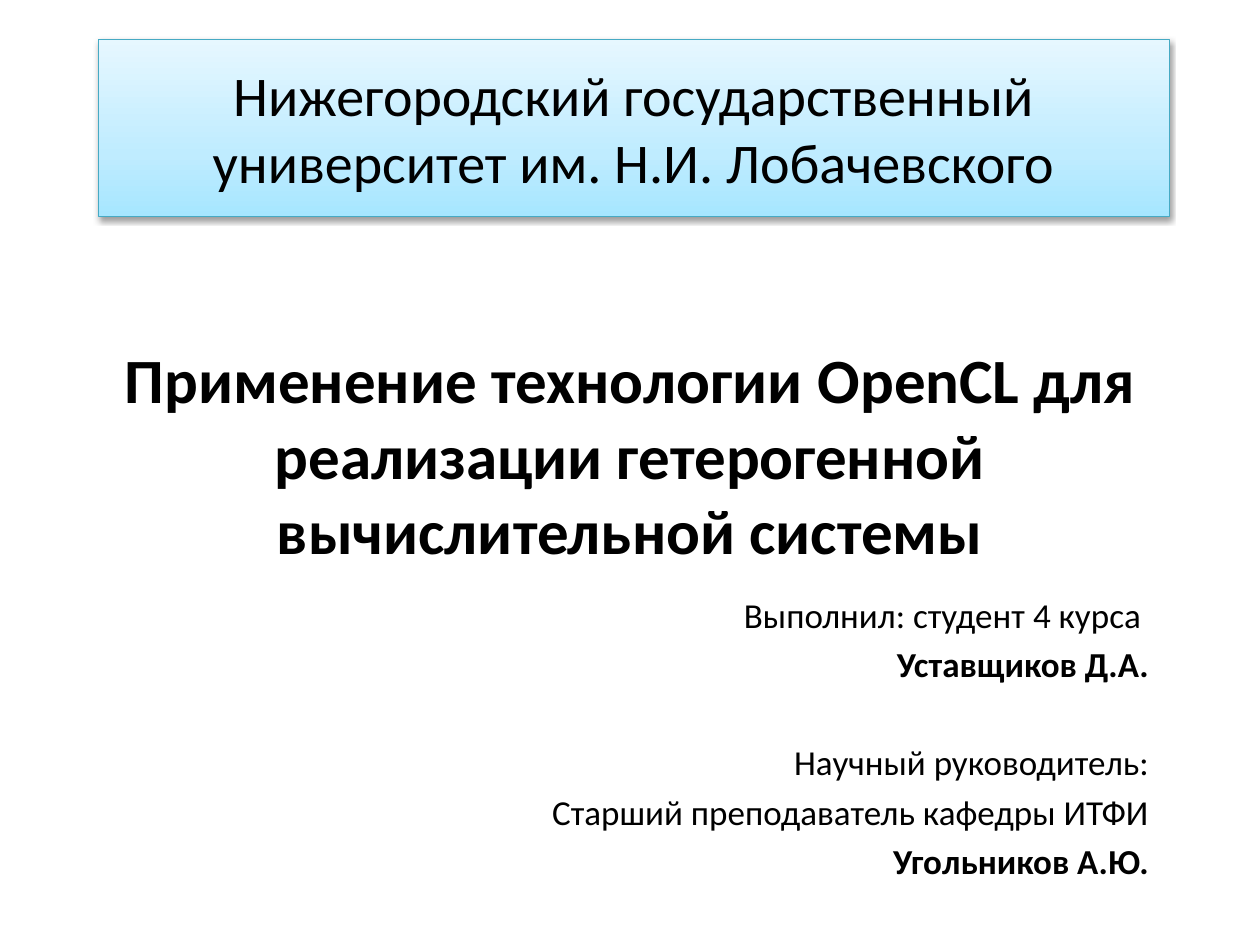
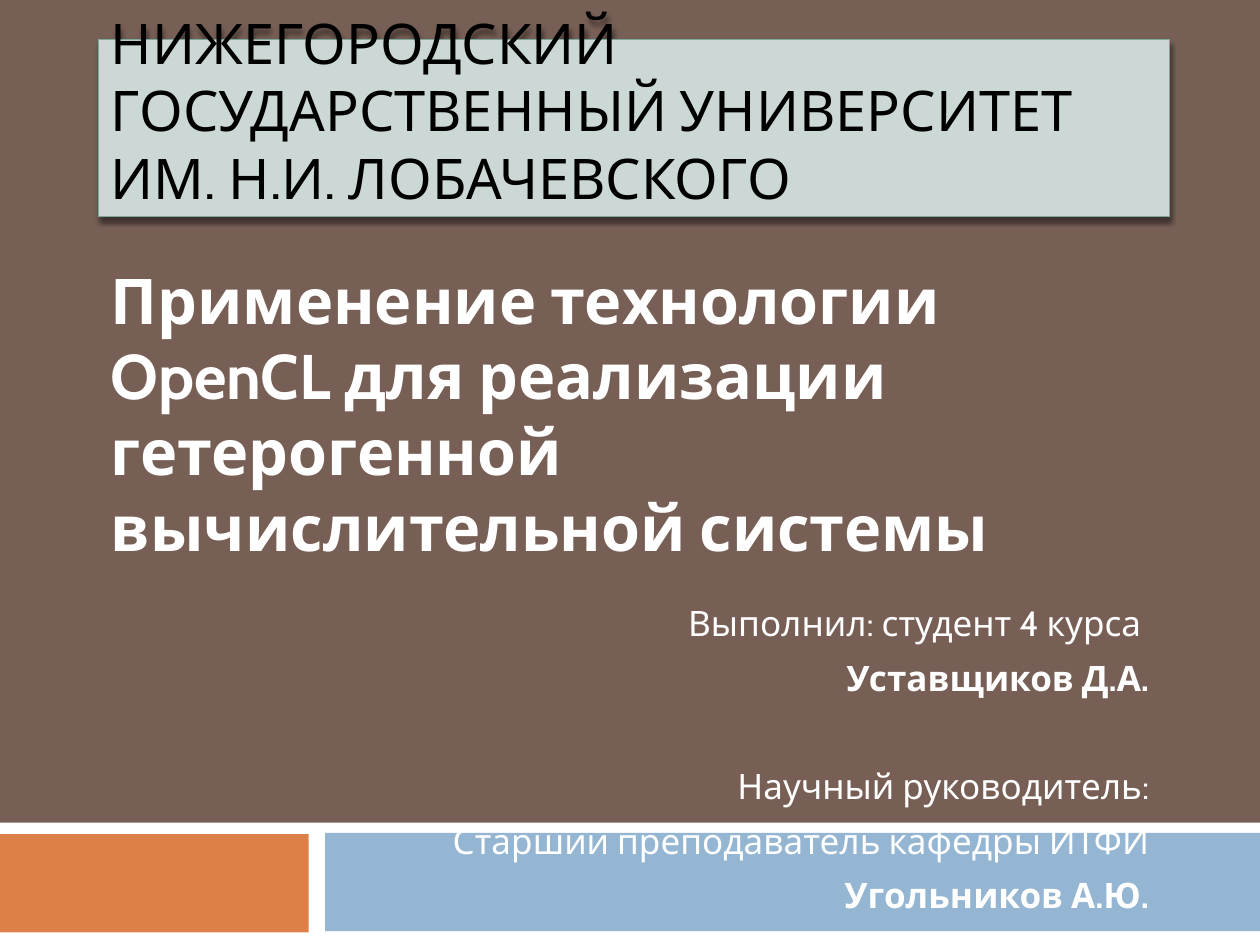
Before and after one commit to ustadenis/OpenCLImageFilter, a slide deck: slide 1 of Diplom/Презентация.pptx. Drawn at 1260x945 pixels with LibreOffice and Linux fonts; fonts in the diff are those of the drawing. Boxes give left, top, right and bottom in pixels: in the first picture for what was removed or moved away, otherwise in the second. Text is boxed around its words. In the diff, an @@ line names an element or a change of style, - is before the commit and + after.

Commit message:
Presentation

```diff
--- a/Diplom/Презентация.pptx
+++ b/Diplom/Презентация.pptx
@@ background #FFFFFF to #775F55 @@
@@ title "НИЖЕГОРОДСКИЙ ГОСУДАРСТВЕННЫЙ УНИВЕРСИТЕТ ИМ. Н.И. ..." at (98, 39, 1169, 217): vertical alignment middle to bottom; fill gradient #A7E6FF to #C1EDFF to #E7F8FF to #CBD9D5; outline #46AAC5 0.75 pt to #7BA79D 0.79 pt; shadow changed @@
@@ title at (111, 12, 1073, 200): text changed; font Calibri to Cabin @@
-Нижегородский государственный университет им. Н.И. Лобачевского
+НИЖЕГОРОДСКИЙ ГОСУДАРСТВЕННЫЙ УНИВЕРСИТЕТ ИМ. Н.И. ЛОБАЧЕВСКОГО
@@ subtitle "Применение технологии OpenCL для реализации ..." at (111, 279, 1149, 908): font Calibri to Cabin, text colour #000000 to #FFFFFF; alignment centre to left; more space between paragraphs; vertical alignment top to middle @@
@@ rectangle added at (0, 823, 1260, 945), fill #FFFFFF @@
@@ rectangle added at (0, 834, 309, 932), fill #DD8047 @@
@@ rectangle added at (325, 833, 1260, 931), fill #94B6D2 @@
```
Also in this commit, not shown: 16 other slides changed.
